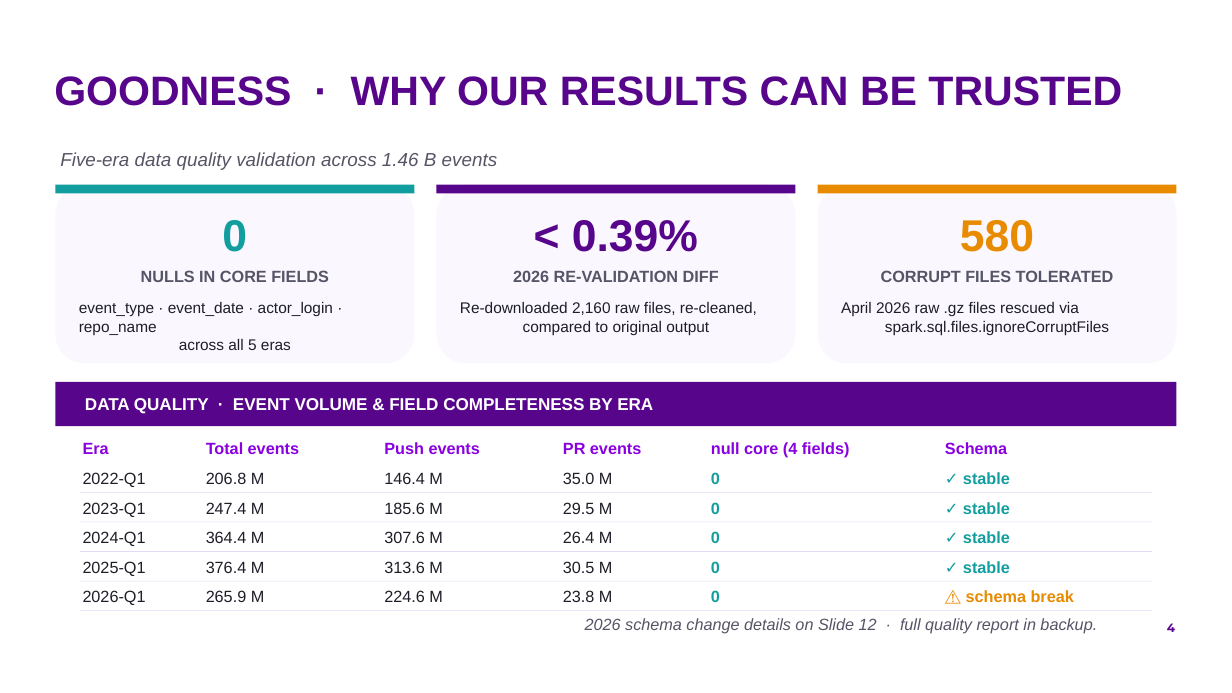
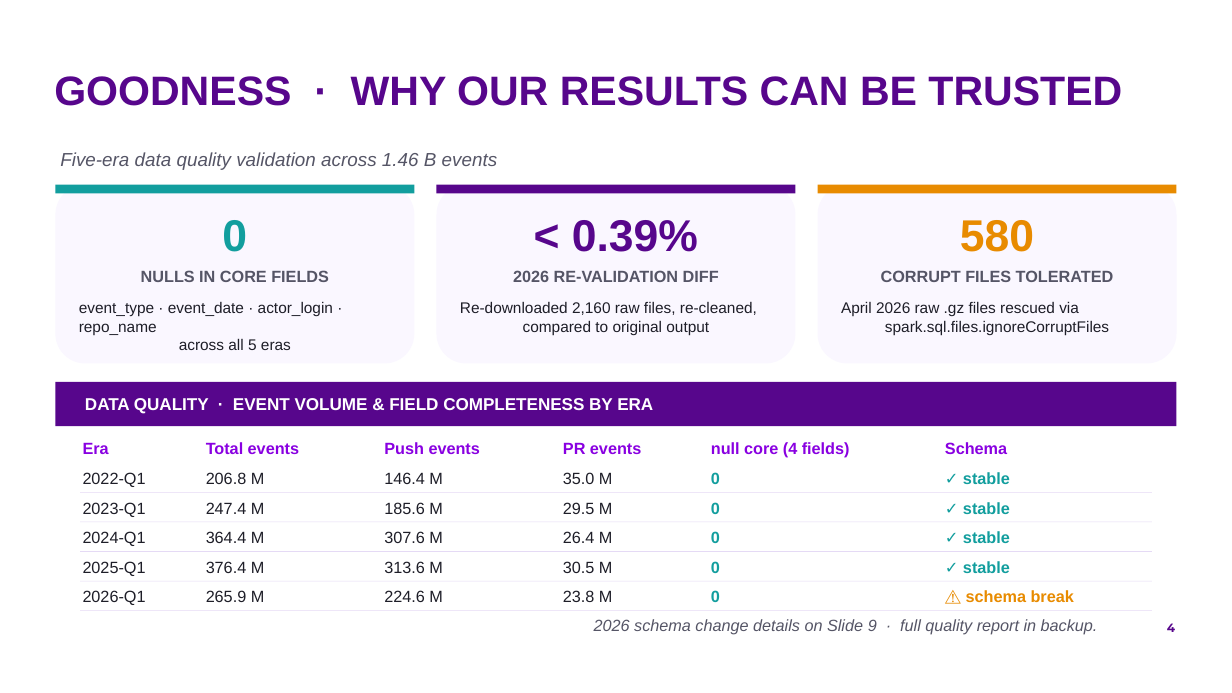
Before and after one commit to by2566-hash/OSS_Pulse, a slide deck: slide 4 of report/presentation/group9_oss_pulse.pptx. Drawn at 1232x693 pixels with LibreOffice and Linux fonts; fonts in the diff are those of the drawing; background and template pictures are left out. Boxes give left, top, right and bottom in pixels: in the first picture for what was removed or moved away, otherwise in the second. Text is boxed around its words. In the diff, an @@ line names an element or a change of style, - is before the commit and + after.

```diff
--- a/report/presentation/group9_oss_pulse.pptx
+++ b/report/presentation/group9_oss_pulse.pptx
@@ text at [594,619,1098,634]: text changed @@
-2026 schema change details on Slide 12 · full quality report in backup.
+2026 schema change details on Slide 9 · full quality report in backup.
```
Also in this commit, not shown: 13 other slides changed, 2 slides added, 1 slide removed, 3 other files.
